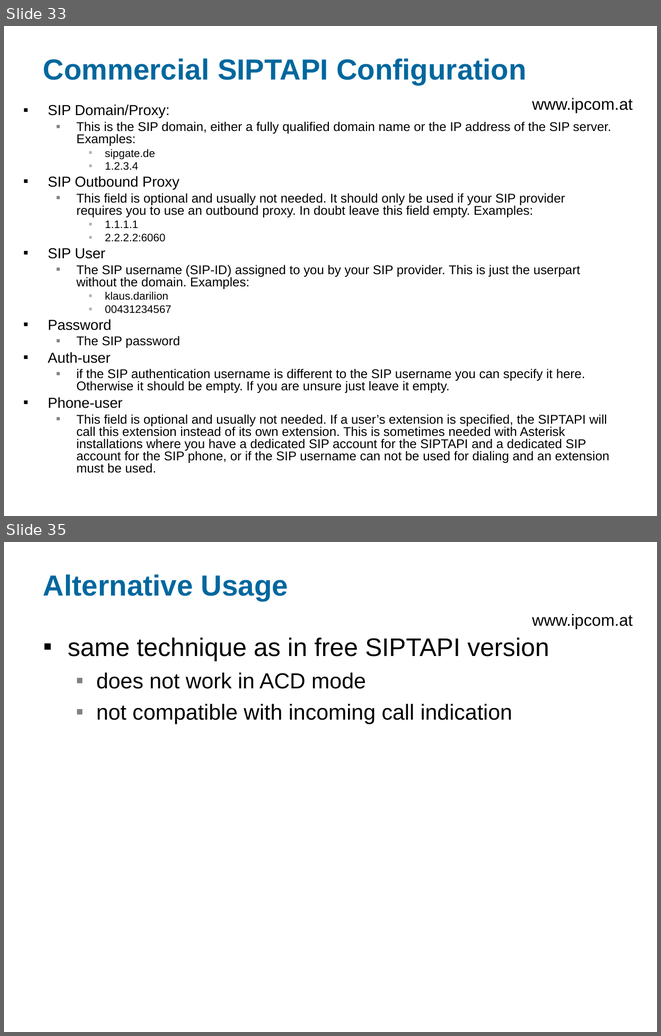
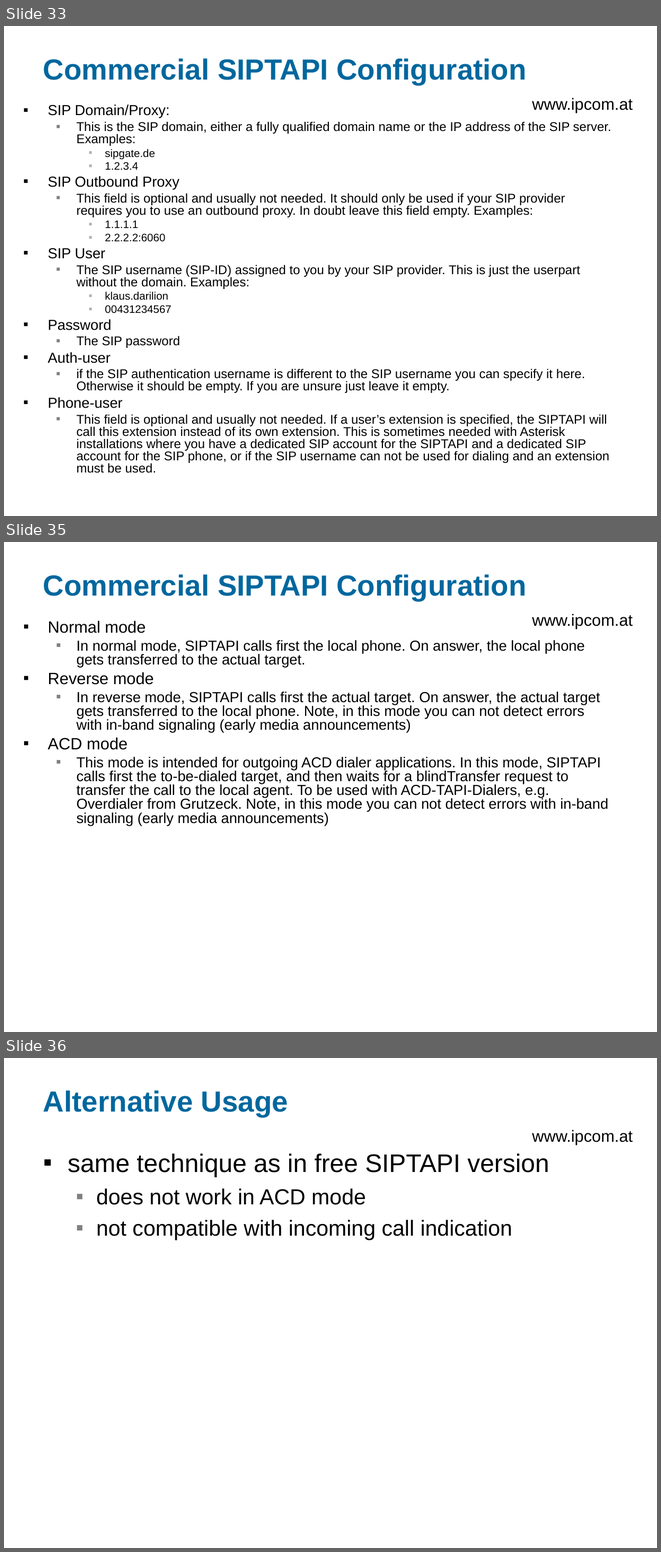
Before and after one commit to egilkh/siptapi, a slide deck: doc/SIPTAPI-README.ppt. Shown one above the other, each under a label of ours: slides 33 and 35 before the commit, slides 33, 35 and 36 after it; the slides between them are not shown. The pictures are 661x1036 and 661x1552 pixels, drawn with LibreOffice and Linux fonts; fonts in the diff are those of the drawing; background and template pictures are left out. Boxes give left, top, right and bottom in pixels: in the first picture for what was removed or moved away, otherwise in the second. Text is boxed around its words. In the diff, an @@ line names an element or a change of style, - is before the commit and + after.

Commit message:
- describe the new "reversemode" feature in commercial SIPTAPI

```diff
--- a/doc/SIPTAPI-README.ppt
+++ b/doc/SIPTAPI-README.ppt
@@ slide 35 added at [4,542,657,1032], background #FFFFFF; not listed: 1 template element that a slide beside it also shows @@
@@ title added at [43,574,527,601], 32 pt, text #00679E, bold @@
+Commercial SIPTAPI Configuration
@@ text added at [48,620,608,826], 16 pt, text #000000 @@
+▪ Normal mode
+  ▪ In normal mode, SIPTAPI calls first the local phone. On answer, the local phone gets transferred to the actual target.
+▪ Reverse mode
+  ▪ In reverse mode, SIPTAPI calls first the actual target. On answer, the actual target gets transferred to the local phone. Note, in this mode you can not detect errors with in-band signaling (early media announcements)
+▪ ACD mode
+  ▪ This mode is intended for outgoing ACD dialer applications. In this mode, SIPTAPI calls first the to-be-dialed target, and then waits for a blindTransfer request to transfer the call to the local agent. To be used with ACD-TAPI-Dialers, e.g. Overdialer from Grutzeck. Note, in this mode you can not detect errors with in-band signaling (early media announcements)
@@ what was slide 35 is now slide 36 @@
```
Also in this commit, not shown: 2 slides changed, 1 other file.
